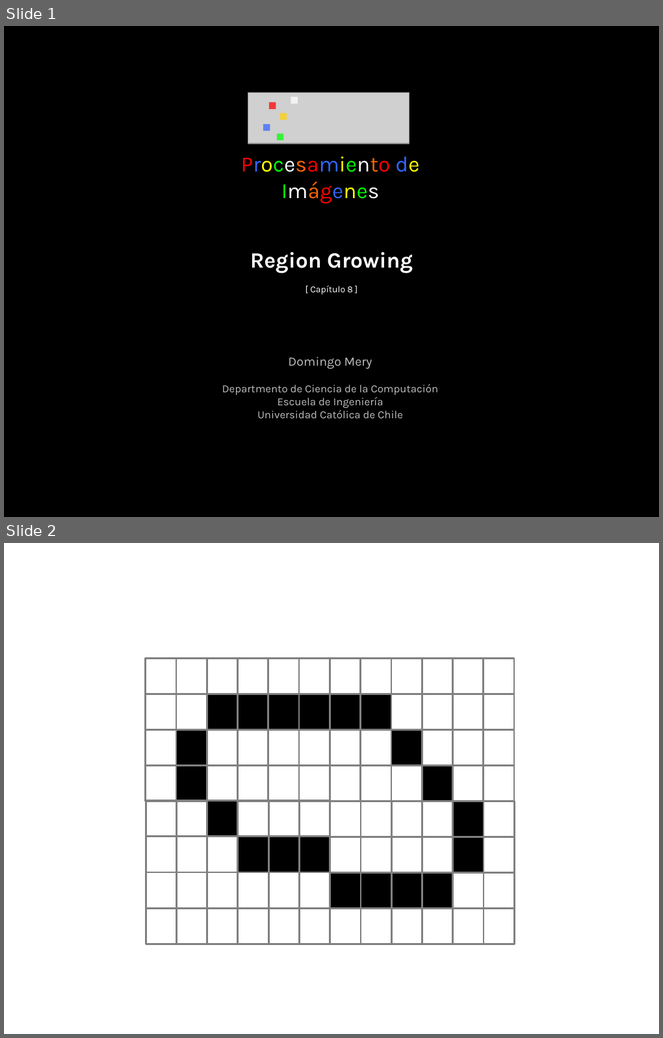
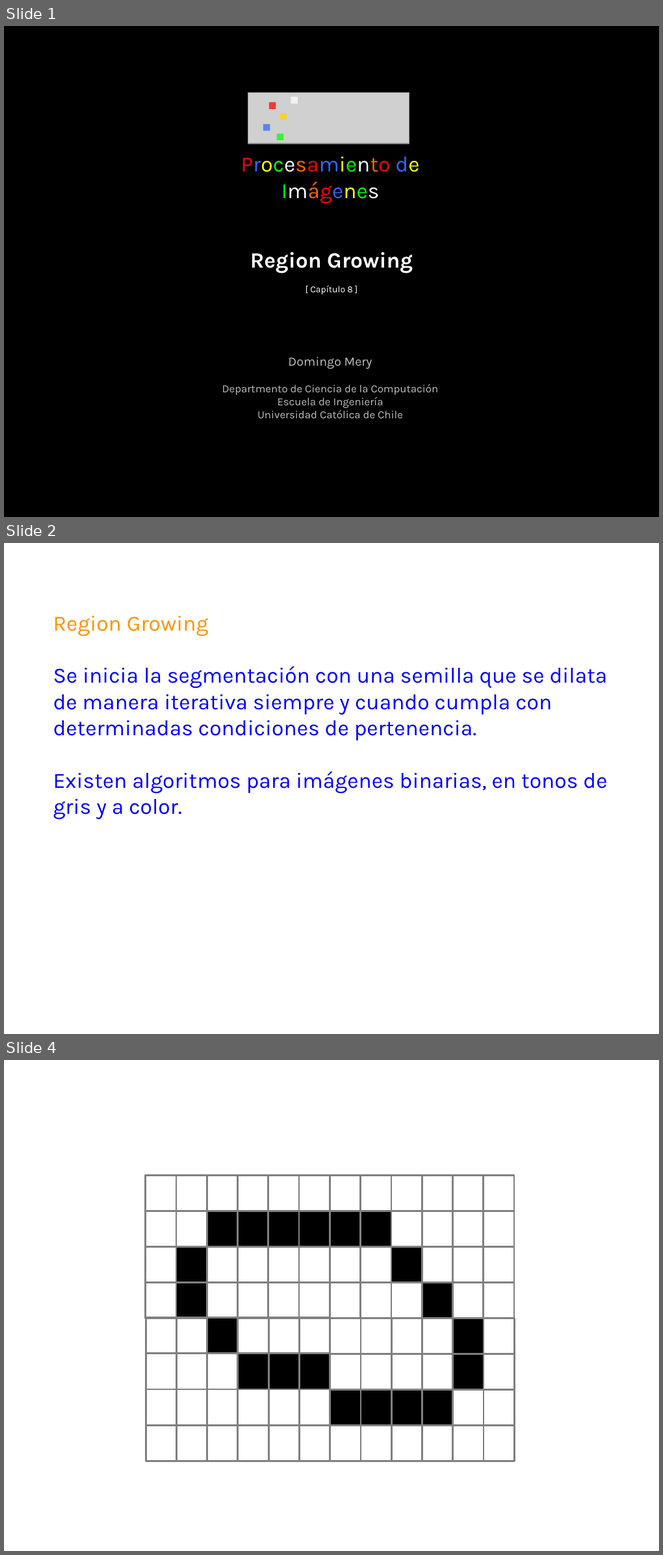
Before and after one commit to domingomery/imagenes, a slide deck: clases/Cap08_Segmentacion/presentations/IMG08_RegionGrowing.pptx. Shown one above the other, each under a label of ours: slides 1 and 2 before the commit, slides 1, 2 and 4 after it; the slides between them are not shown. The pictures are 663x1038 and 663x1555 pixels, drawn with LibreOffice and Linux fonts; fonts in the diff are those of the drawing; grey boxes stand for pictures. Boxes give left, top, right and bottom in pixels: in the first picture for what was removed or moved away, otherwise in the second. Text is boxed around its words. In the diff, an @@ line names an element or a change of style, - is before the commit and + after.

```diff
--- a/clases/Cap08_Segmentacion/presentations/IMG08_RegionGrowing.pptx
+++ b/clases/Cap08_Segmentacion/presentations/IMG08_RegionGrowing.pptx
@@ slide 2 added at [4, 543, 659, 1034], background #FFFFFF @@
@@ text added at [53, 616, 608, 820], 24 pt, text #0000FF @@
+Region Growing
+Se inicia la segmentación con una semilla que se dilata de manera iterativa siempre y cuando cumpla con determinadas condiciones de pertenencia.
+Existen algoritmos para imágenes binarias, en tonos de gris y a color.
@@ what was slide 2 is now slide 4 @@
```
Also in this commit, not shown: 29 slides changed, 18 other slides added, 1 slide removed, 59 other files.
